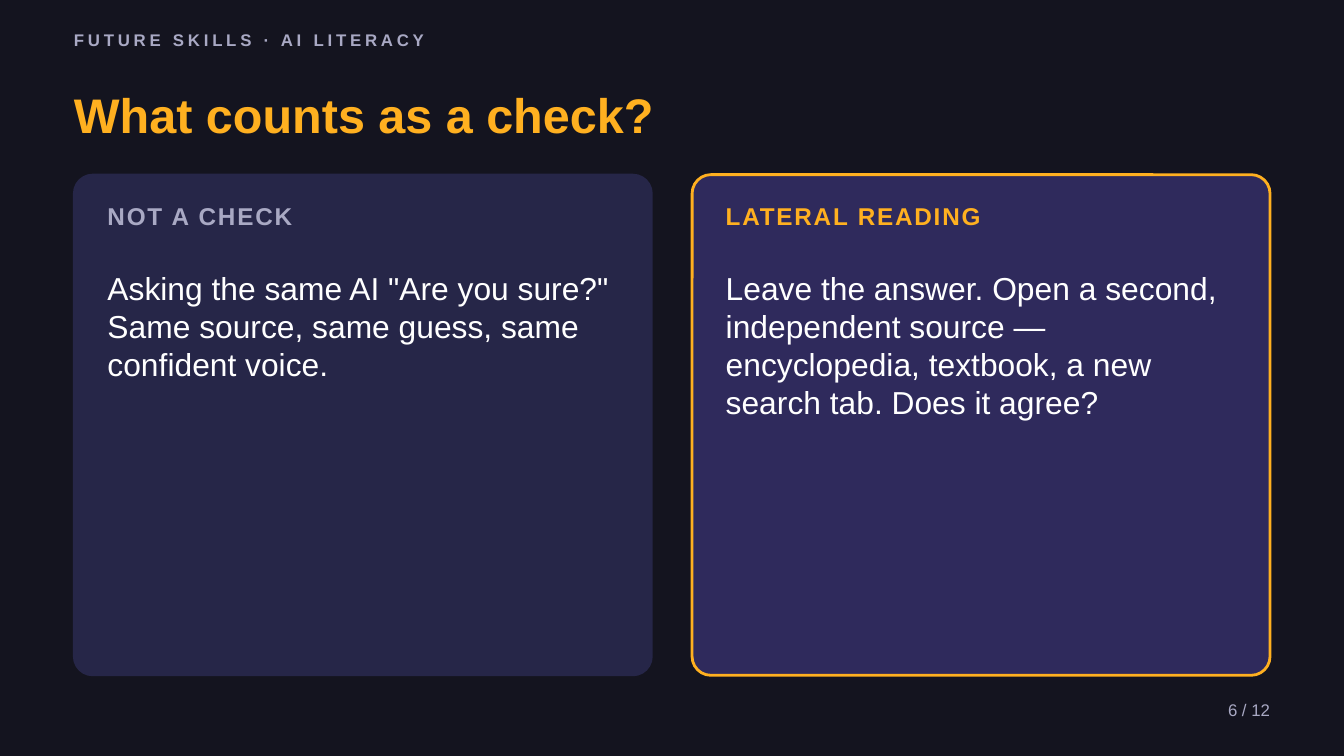
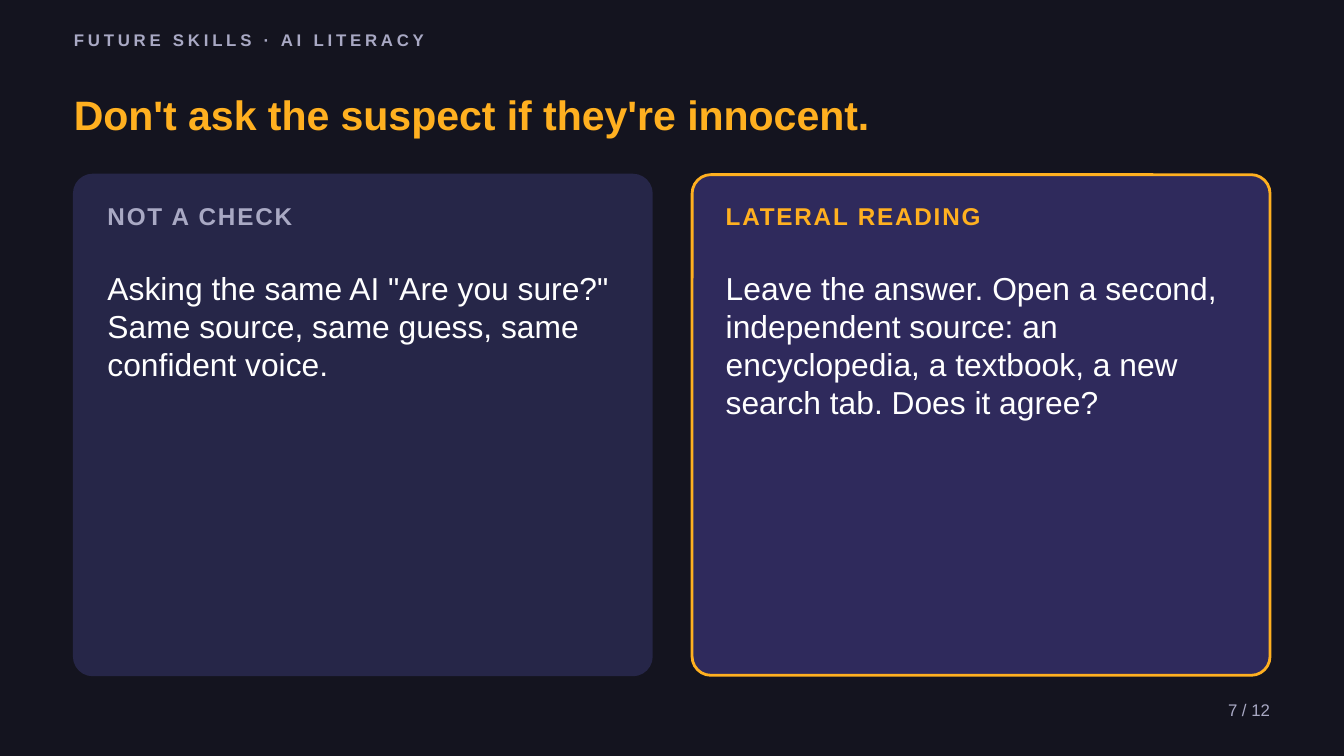
Before and after one commit to phiunit/tptphi, a slide deck: slide 7 of products/ai-fact-check-lab/dist/Hallucination Hunters - Slides.pptx (slide 6 before the commit). Drawn at 1344x756 pixels with LibreOffice and Linux fonts; fonts in the diff are those of the drawing. Boxes give left, top, right and bottom in pixels: in the first picture for what was removed or moved away, otherwise in the second. Text is boxed around its words. In the diff, an @@ line names an element or a change of style, - is before the commit and + after.

```diff
--- a/products/ai-fact-check-lab/dist/Hallucination Hunters - Slides.pptx
+++ b/products/ai-fact-check-lab/dist/Hallucination Hunters - Slides.pptx
@@ text at [74, 100, 869, 138]: text changed; size 26 to 22 pt @@
-What counts as a check?
+Don't ask the suspect if they're innocent.
@@ text at [726, 277, 1216, 420]: text changed @@
-Leave the answer. Open a second, independent source — encyclopedia, textbook, a new search tab. Does it agree?
+Leave the answer. Open a second, independent source: an encyclopedia, a textbook, a new search tab. Does it agree?
@@ text at [1228, 704, 1270, 716]: text changed @@
-6 / 12
+7 / 12
```
Also in this commit, not shown: 9 other slides changed, 1 slide added, 1 slide removed, 34 other files.
